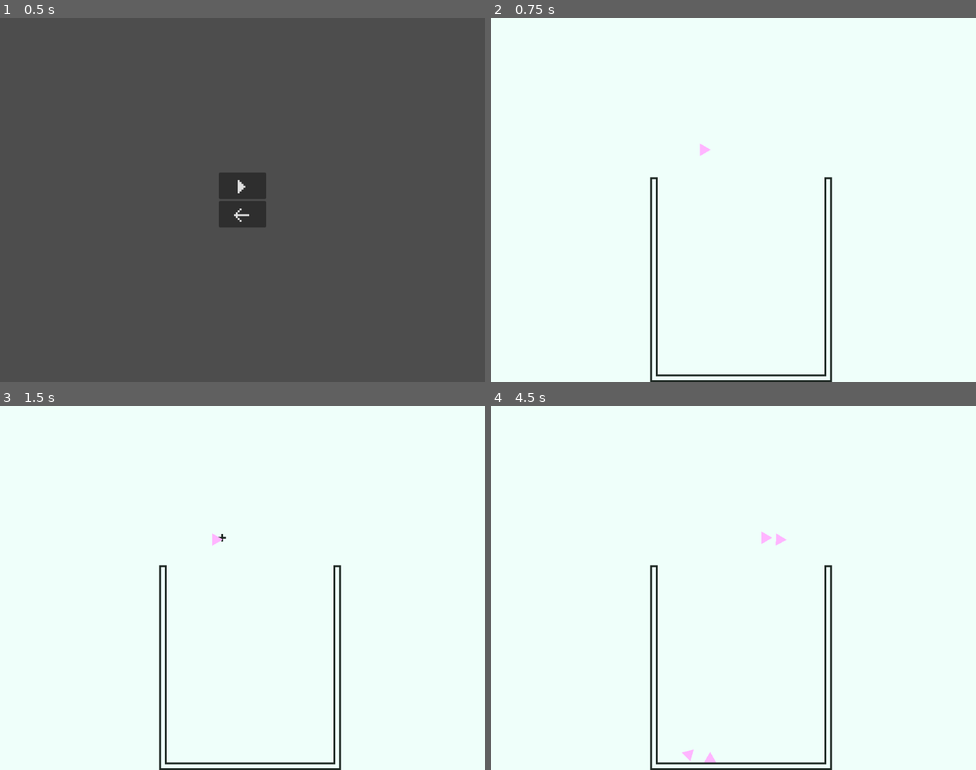
Above: before the commit, frames 1-4 (two rows, left to right).
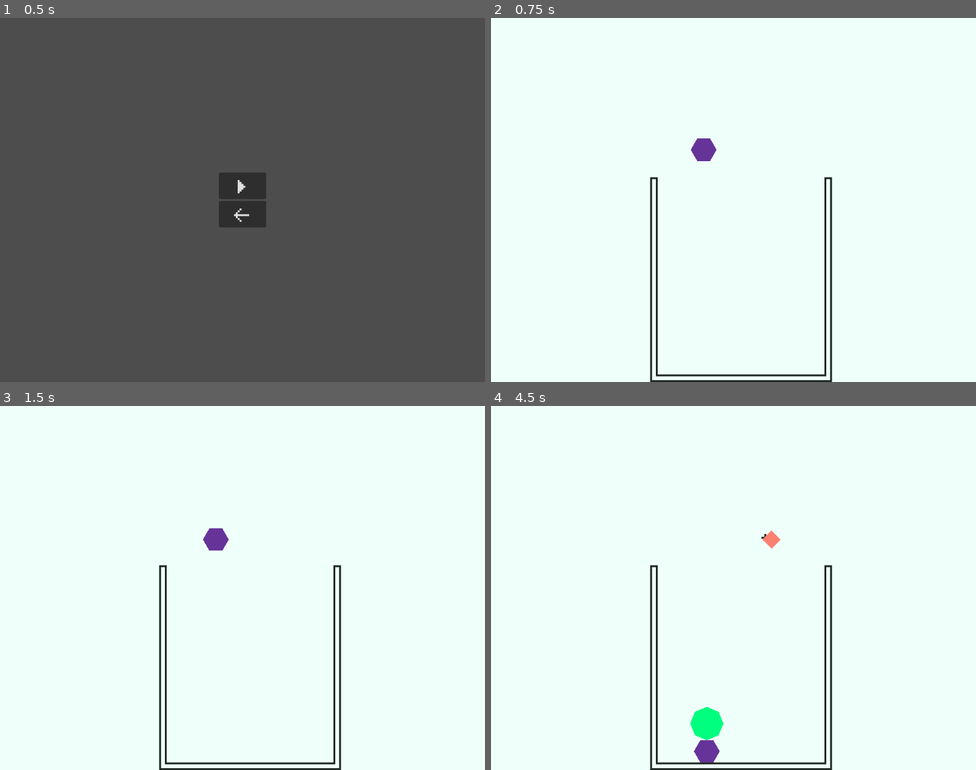
Above: after the commit, the same moments.

Repository: Silvester56/suikagon
Game: Godot game, scene res://scenes/main_menu.tscn
The game is run twice, just before and just after one commit, with the same random seed, the same clock (stepped at 60 frames per second) and the same inputs.
Inputs:
- Up to frame 1 (0.5 s): no input
- Up to frame 2 (0.75 s): click "M" at 0.5 s
- Up to frame 3 (1.5 s): tap Enter at 1.25 s; hold D (right) from 1.28 s (still down); tap Space (drop) at 1.35 s
- Up to frame 4 (4.5 s): release D (right) at 2.03 s; hold A (left) 2.03-2.78 s; tap Space (drop) every 0.75 s from 2.1 to 4.35 s; hold D (right) 2.78-4.28 s; hold A (left) from 4.28 s (still down)

Frame 1 is identical in both runs. In frame 2, 0.3% of the frame differs, in the area x 41-47%, y 33-40%; in frame 3, 0.3%; in frame 4, 0.9%, in the area x 39-61%, y 34-98%.

Commit message:
Improve color and scale of polygons

Diff:
--- a/scripts/player.gd
+++ b/scripts/player.gd
@@ -5,13 +5,14 @@
 var speed = 100
 var currentShape
 var canGetNextShape = true
+var rng = RandomNumberGenerator.new()
 
 func _ready() -> void:
 	getNextShape()
 
 func _physics_process(delta: float) -> void:
 	var directionX := Input.get_axis("left", "right")
-	if Input.is_action_just_pressed("drop"):
+	if Input.is_action_just_pressed("drop") and !canGetNextShape:
 		drop()
 	if directionX:
 		velocity.x = directionX * speed
@@ -20,18 +21,19 @@
 	move_and_slide()
 
 func drop() -> void:
-	canGetNextShape = true
-	currentShape.reparent($"..")
 	currentShape.freeze = false
 	currentShape.connect("body_entered", _on_shape_collision)
+	currentShape.reparent($"..")
+	canGetNextShape = true
 
 func _on_shape_collision(body) -> void:
+	currentShape.disconnect("body_entered", _on_shape_collision)
 	getNextShape()
 
 func getNextShape() -> void:
 	if canGetNextShape:
 		currentShape = Polygon.instantiate()
-		currentShape.setAttributes(3, 15)
+		currentShape.setAttributes(rng.randi_range(0, 4))
 		currentShape.freeze = true
 		call_deferred("add_child", currentShape)
 		canGetNextShape = false
--- a/scripts/polygon.gd
+++ b/scripts/polygon.gd
@@ -1,9 +1,15 @@
 extends RigidBody2D
 
-func setAttributes(edges: int, scale: float) -> void:
+var allEdges = [3, 4, 5, 6, 8, 10, 12, 15, 20, 24, 30]
+var allColors = [Color.SLATE_BLUE, Color.SALMON, Color.TOMATO, Color.REBECCA_PURPLE, Color.SPRING_GREEN, Color.LIGHT_STEEL_BLUE, Color.FOREST_GREEN, Color.AQUAMARINE, Color.PURPLE, Color.DARK_GOLDENROD, Color.CHARTREUSE]
+
+func setAttributes(index: int) -> void:
+	var edges = allEdges[index]
+	var radius = edges * (5 - index * 0.15)
 	var polygonVectorArray = []
 	var angle = 2 * PI / edges
 	for i in edges:
-		polygonVectorArray.push_back(Vector2(cos(angle * i) * scale, sin(angle * i) * scale))
+		polygonVectorArray.push_back(Vector2(cos(angle * i) * radius, sin(angle * i) * radius))
 	$CollisionShape2D.polygon = polygonVectorArray
 	$Polygon2D.polygon = polygonVectorArray
+	$Polygon2D.color = allColors[index]
